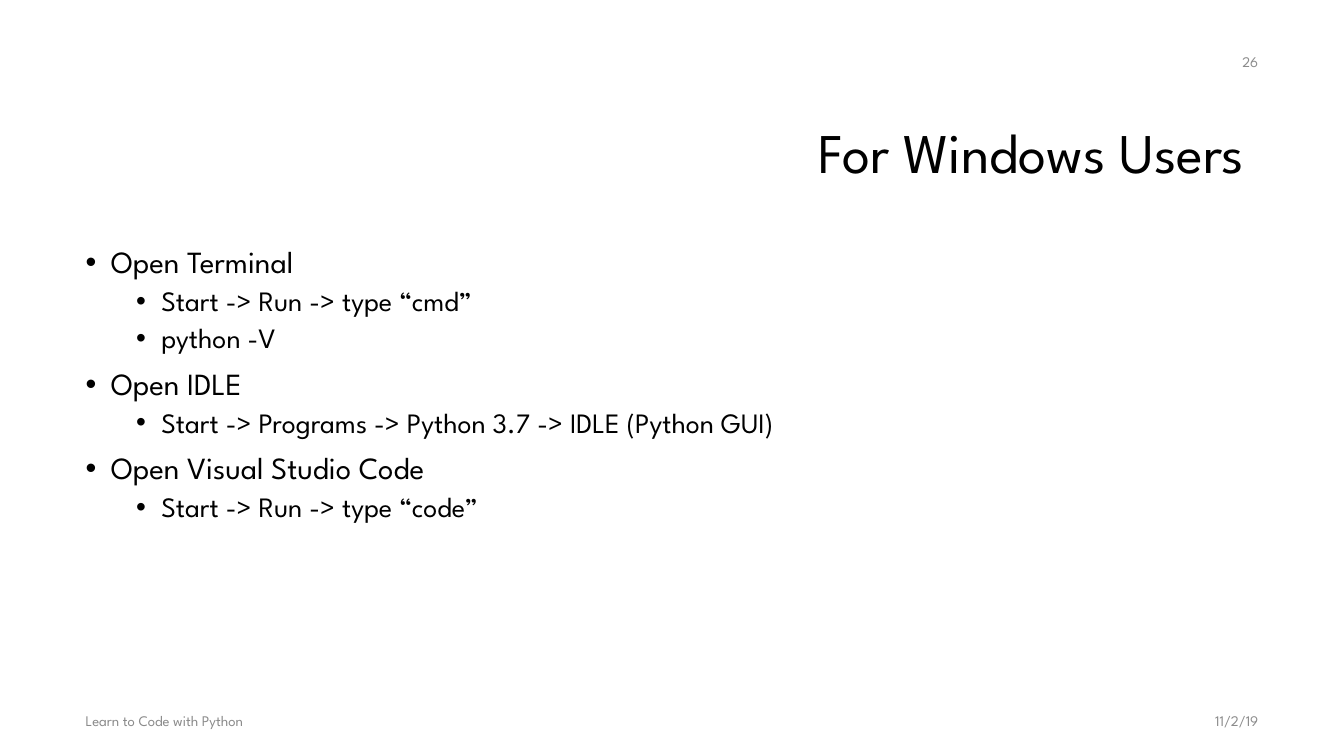
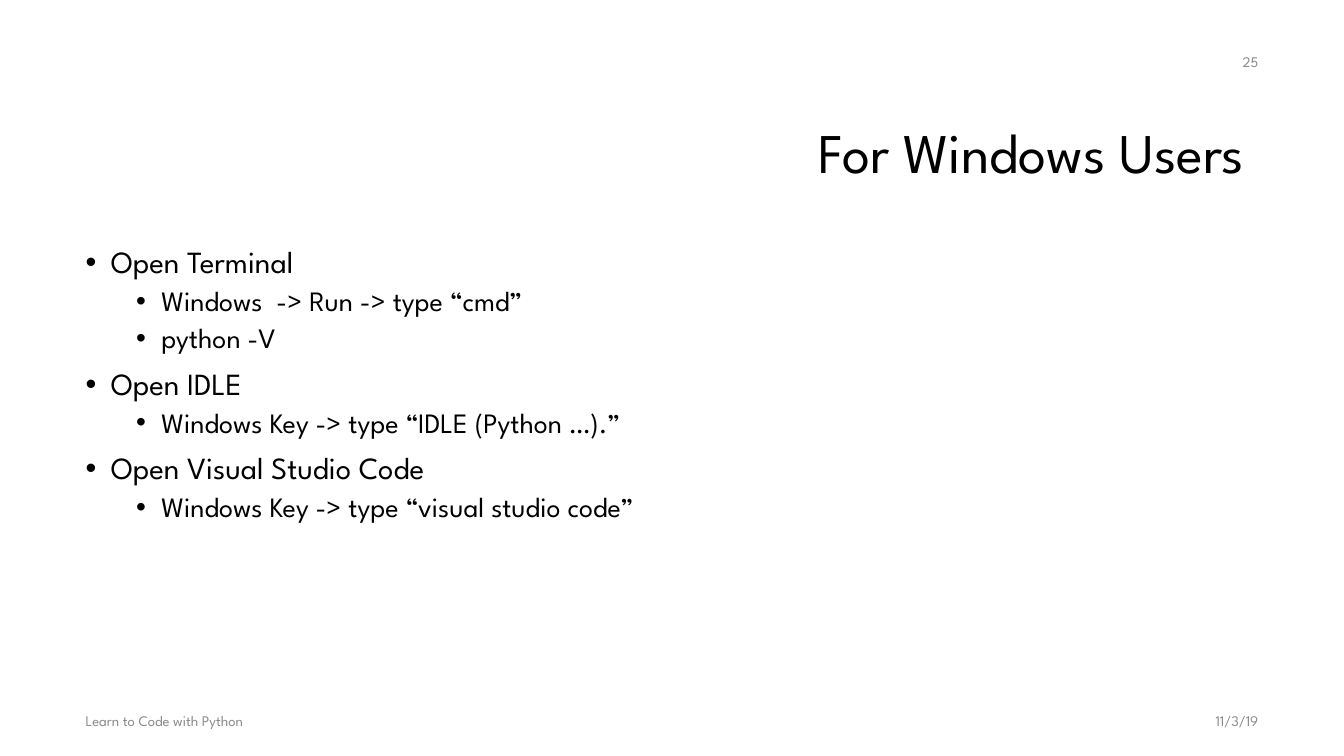
Before and after one commit to chiachang100/LearnToCodeWithPython, a slide deck: slide 25 of docs/LearnToCodeWithPython.pptx (slide 26 before the commit). Drawn at 1344x756 pixels with LibreOffice and Linux fonts; fonts in the diff are those of the drawing; background and template pictures are left out. Boxes give left, top, right and bottom in pixels: in the first picture for what was removed or moved away, otherwise in the second. Text is boxed around its words. In the diff, an @@ line names an element or a change of style, - is before the commit and + after.

```diff
--- a/docs/LearnToCodeWithPython.pptx
+++ b/docs/LearnToCodeWithPython.pptx
@@ text at (x1=161, y1=291, x2=523, y2=317): text changed @@
-  • Start -> Run -> type “cmd”
+  • Windows -> Run -> type “cmd”
@@ text at (x1=161, y1=413, x2=562, y2=439): text changed @@
-  • Start -> Programs -> Python 3.7 -> IDLE (Python GUI)
+  • Windows Key -> type “IDLE (Python …).”
@@ text at (x1=161, y1=497, x2=634, y2=523): text changed @@
-  • Start -> Run -> type “code”
+  • Windows Key -> type “visual studio code”
@@ text at (x1=1216, y1=716, x2=1259, y2=727): text changed @@
-11/2/19
+11/3/19
```
Also in this commit, not shown: 143 other slides changed, 1 other file.
